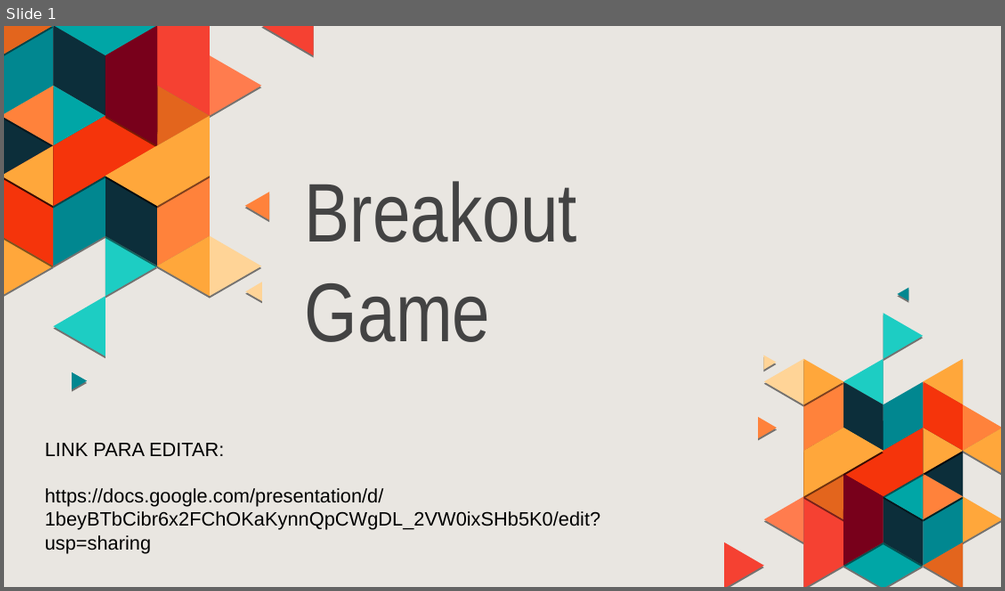
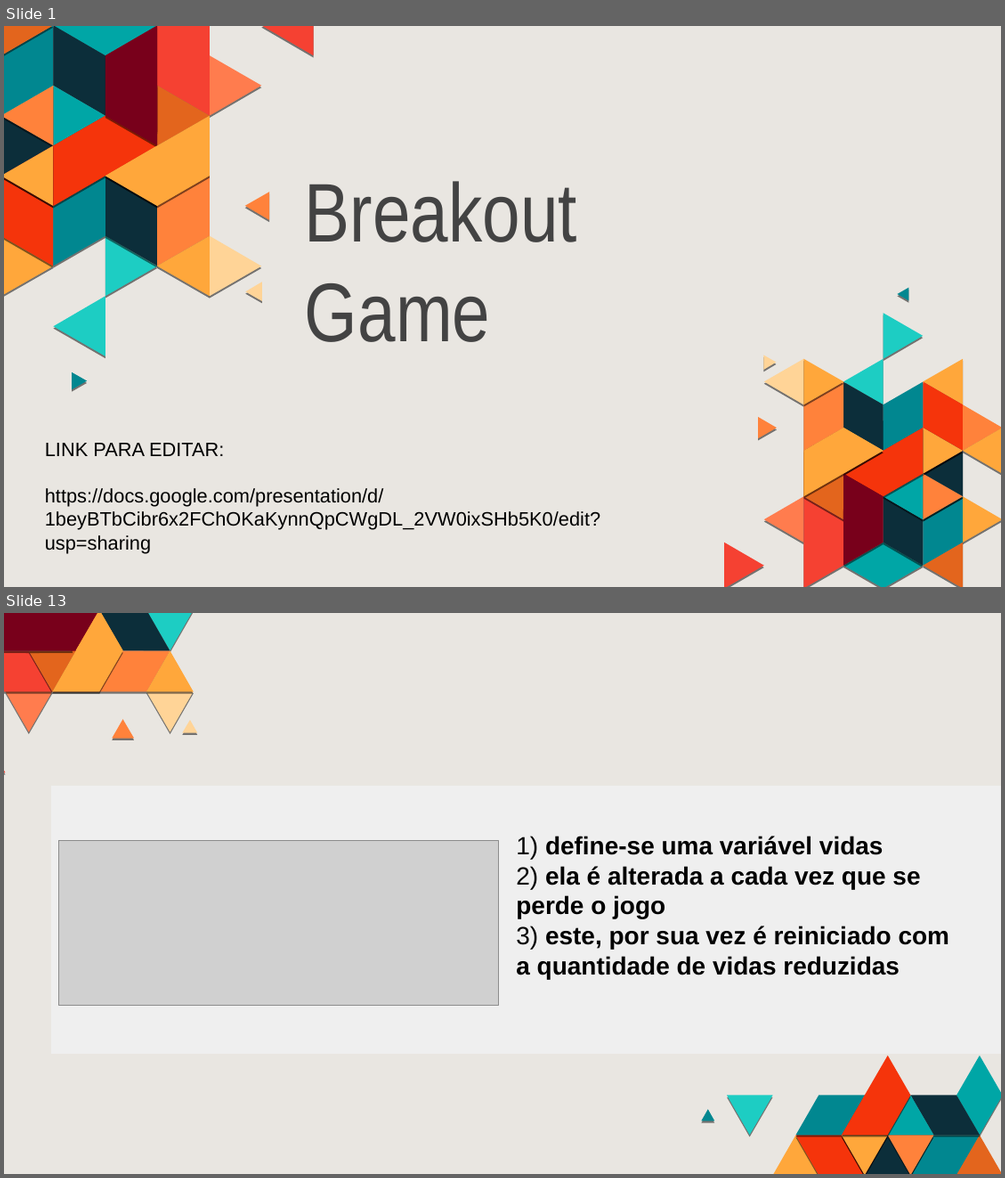
Before and after one commit to gasmartin/breakout-game, a slide deck: BreakoutGame.odp. Shown one above the other, each under a label of ours: slide 1 before the commit, slides 1 and 13 after it; the slides between them are not shown. The pictures are 1005x591 and 1005x1178 pixels, drawn with LibreOffice and Linux fonts; fonts in the diff are those of the drawing; grey boxes stand for pictures. Boxes give left, top, right and bottom in pixels: in the first picture for what was removed or moved away, otherwise in the second. Text is boxed around its words. In the diff, an @@ line names an element or a change of style, - is before the commit and + after.

Commit message:
Pontuação e vidas slide

```diff
--- a/BreakoutGame.odp
+++ b/BreakoutGame.odp
@@ slide 13 added at (4,613,1001,1174), background #E9E6E1 @@
@@ group added at (4,613,197,772): 18 freeform shapes @@
@@ rectangle added at (51,786,1001,1054), fill #EFEFEF @@
@@ picture added at (59,840,499,1005) @@
@@ text added at (516,835,950,979), 18 pt, text #000000, bold @@
+1) define-se uma variável vidas
+2) ela é alterada a cada vez que se perde o jogo
+3) este, por sua vez é reiniciado com a quantidade de vidas reduzidas
@@ group added at (701,1054,1001,1174): 18 freeform shapes @@
```
Also in this commit, not shown: 13 slides changed, 3 other slides added, 2 slides removed, 1 other file.
